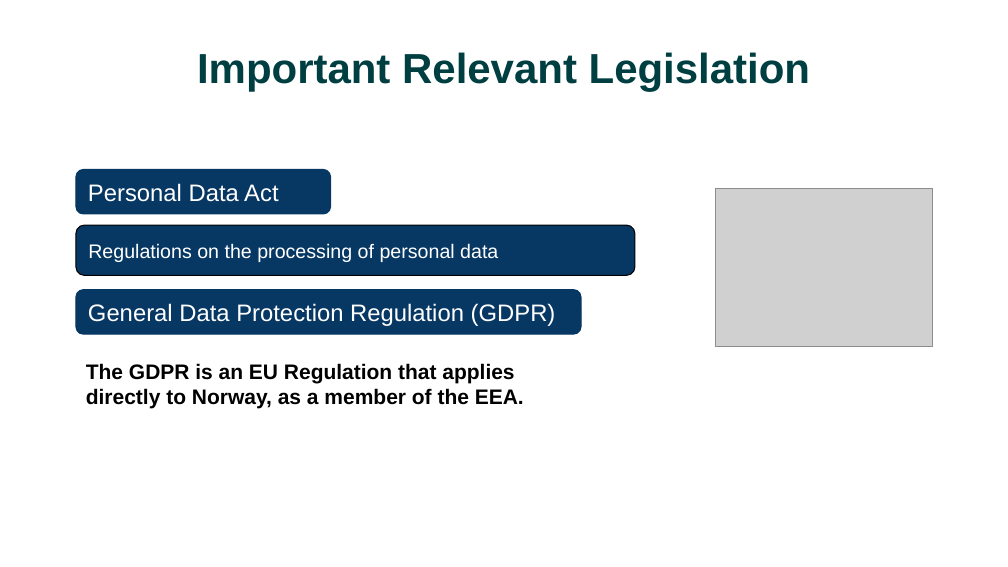
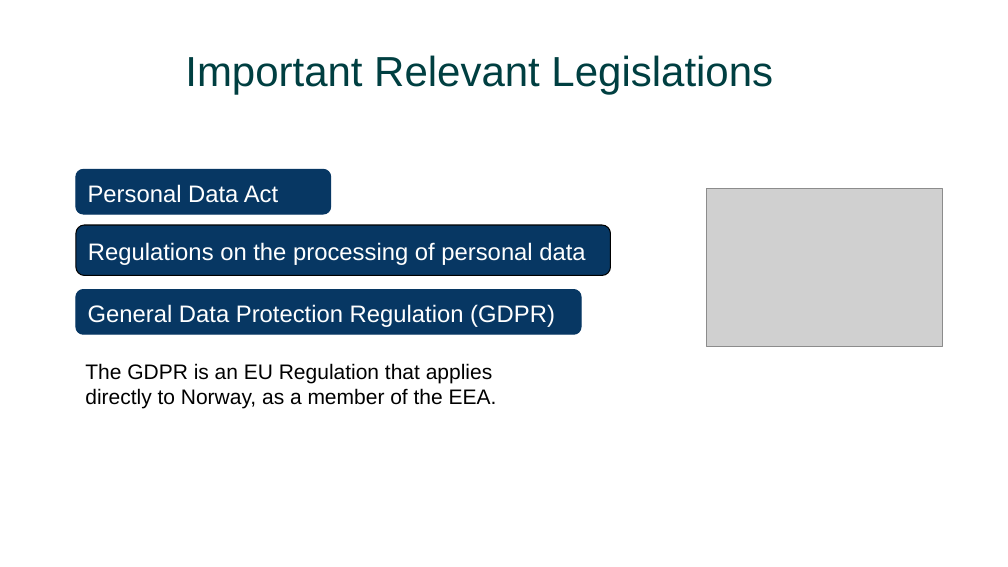
Before and after one commit to ELIXIR-Norway-Training/DMP-writing-workshop, a slide deck: slide 4 of 04_GDPR.odp (slide 5 before the commit). Drawn at 1008x567 pixels with LibreOffice and Linux fonts; fonts in the diff are those of the drawing; grey boxes stand for pictures. Boxes give left, top, right and bottom in pixels: in the first picture for what was removed or moved away, otherwise in the second. Text is boxed around its words. In the diff, an @@ line names an element or a change of style, - is before the commit and + after.

Commit message:
Uploaded slides on GDPR

```diff
--- a/04_GDPR.odp
+++ b/04_GDPR.odp
@@ text at bbox=[185, 55, 773, 94]: text changed; bold off @@
-Important Relevant Legislation
+Important Relevant Legislations
@@ text "Important Relevant Legislations" at bbox=[185, 55, 773, 94]: vertical alignment middle to top @@
@@ picture: place and size @@
-picture at bbox=[716, 188, 932, 346]
+picture at bbox=[706, 188, 942, 346]
@@ freeform shape added at bbox=[76, 225, 610, 275], fill #073763 @@
@@ freeform shape added at bbox=[76, 225, 610, 275], outline #000000 0.74 pt @@
@@ text "Regulations on the processing of ...": place and size @@
-text "Regulations on the processing of ..." at bbox=[76, 225, 635, 275]
+text "Regulations on the processing of ..." at bbox=[88, 242, 585, 265]
@@ text "Regulations on the processing of ..." at bbox=[88, 242, 585, 265]: size 14 to 17 pt; vertical alignment middle to top; fill #073763 to none; outline #000000 0.74 pt to none @@
@@ freeform shape added at bbox=[88, 236, 585, 264], fill #073763 @@
@@ text "General Data Protection Regulation (GDPR)": place and size @@
-text "General Data Protection Regulation (GDPR)" at bbox=[76, 289, 581, 334]
+text "General Data Protection Regulation (GDPR)" at bbox=[88, 304, 555, 327]
@@ text "General Data Protection Regulation (GDPR)" at bbox=[88, 304, 555, 327]: vertical alignment middle to top; fill #073763 to none; outline #073763 0.74 pt to none @@
@@ text at bbox=[85, 388, 497, 409]: text changed; bold off @@
-The GDPR is an EU Regulation that applies
-directly to Norway, as a member of the EEA.
+directly to Norway, as a member of the EEA.
@@ text added at bbox=[85, 363, 492, 384], 15 pt, text #000000 @@
+The GDPR is an EU Regulation that applies
```
Also in this commit, not shown: 45 other slides changed, 5 slides added, 3 slides removed, 3 other files.
